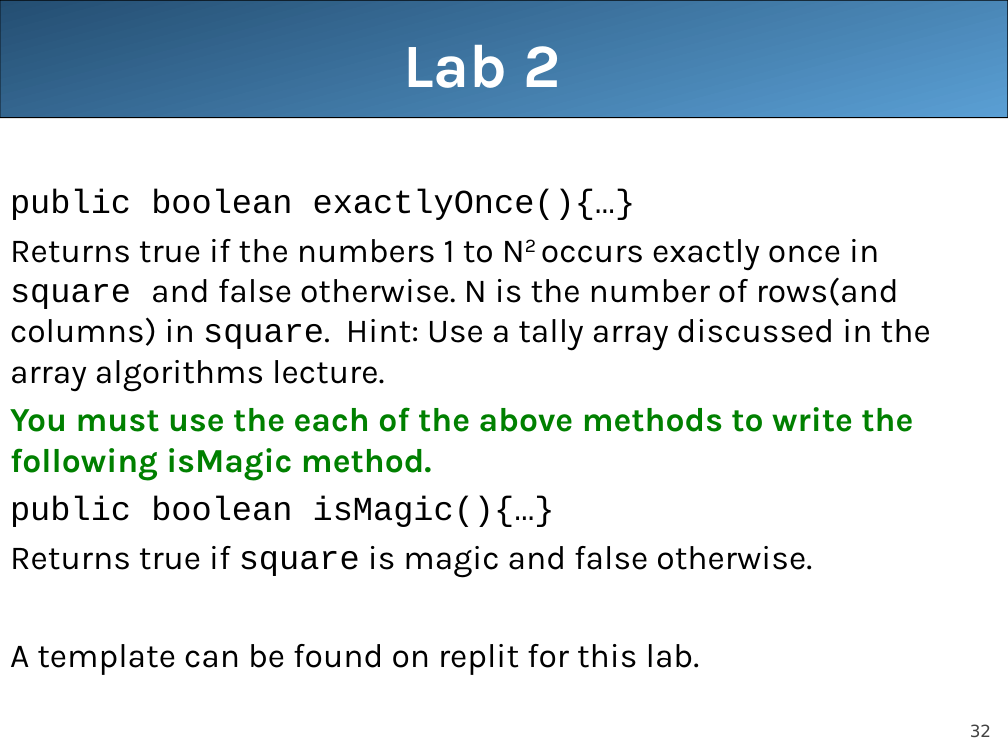
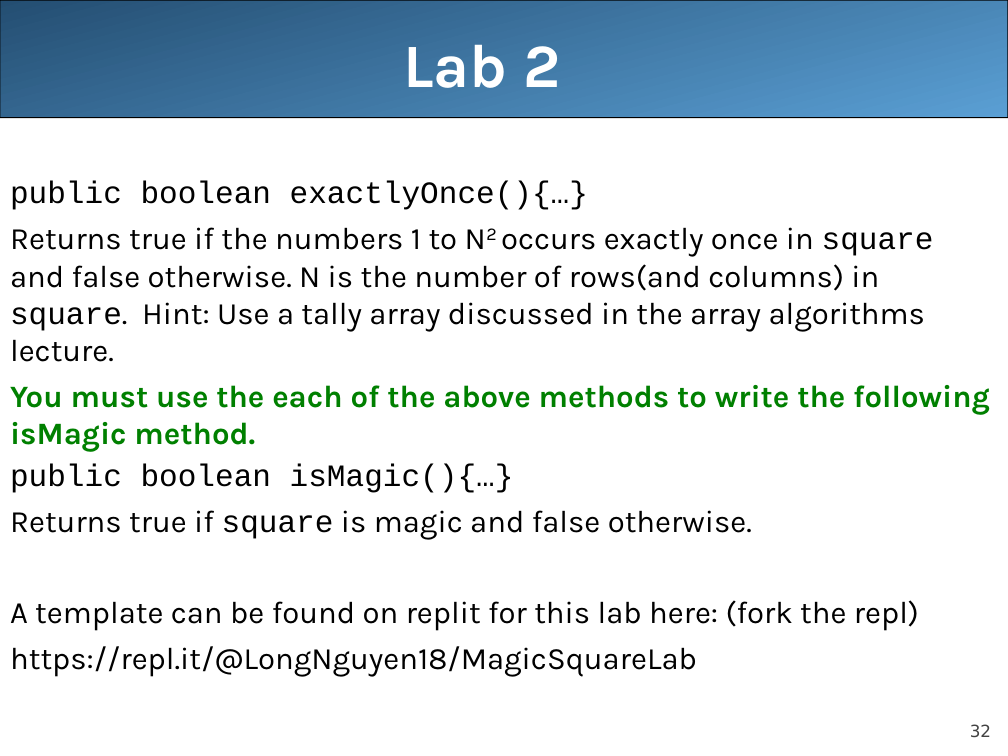
Before and after one commit to LongBaoNguyen/longbaonguyen.github.io, a slide deck: slide 32 of courses/apcsa/lecture20.ppt. Drawn at 1008x756 pixels with LibreOffice and Linux fonts; fonts in the diff are those of the drawing. Boxes give left, top, right and bottom in pixels: in the first picture for what was removed or moved away, otherwise in the second. Text is boxed around its words. In the diff, an @@ line names an element or a change of style, - is before the commit and + after.

```diff
--- a/courses/apcsa/lecture20.ppt
+++ b/courses/apcsa/lecture20.ppt
@@ text at [10,181,990,539]: size 24 to 22.2 pt in "public boolean exactlyOnce(){…}", "Returns true if the numbers 1 to ...", "You must use the each of the ...", "public boolean isMagic(){…}" and 1 more places; line spacing 1 to 0.9 @@
@@ text at [10,600,919,677]: text changed; size 24 to 22.2 pt @@
-A template can be found on replit for this lab.
+A template can be found on replit for this lab here: (fork the repl)
+https://repl.it/@LongNguyen18/MagicSquareLab
```
Also in this commit, not shown: 1 other slide changed, 4 other files.
